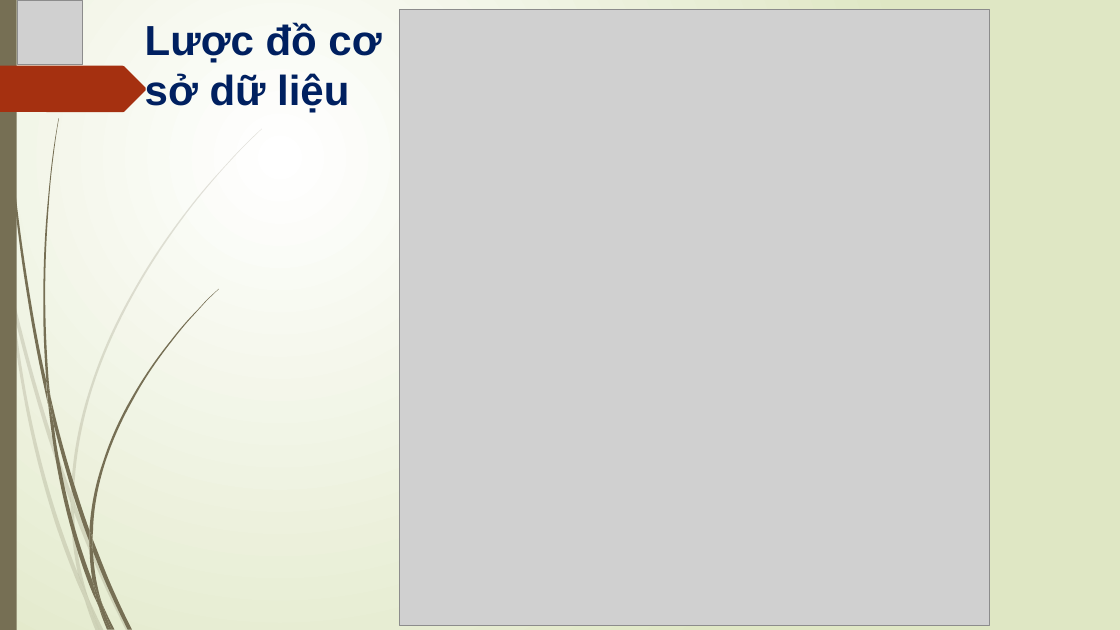
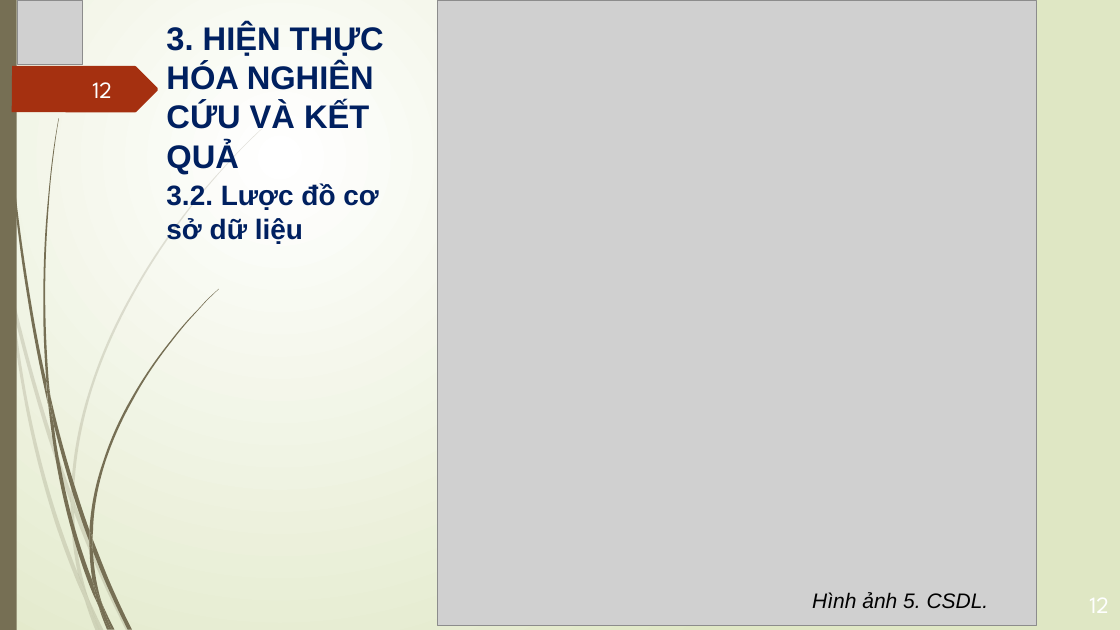
Before and after one commit to thaihunghung/tn-da20ttb-110120031-tranthaihung-xdapivhtcdttcdasvcntt, a slide deck: slide 12 of docs/XAYDUNGAPIVAHE_THONGCHAMDIEM.pptx (slide 10 before the commit). Drawn at 1120x630 pixels with LibreOffice and Linux fonts; fonts in the diff are those of the drawing; grey boxes stand for pictures. Boxes give left, top, right and bottom in pixels: in the first picture for what was removed or moved away, otherwise in the second. Text is boxed around its words. In the diff, an @@ line names an element or a change of style, - is before the commit and + after.

```diff
--- a/docs/XAYDUNGAPIVAHE_THONGCHAMDIEM.pptx
+++ b/docs/XAYDUNGAPIVAHE_THONGCHAMDIEM.pptx
@@ text added at (166,24,384,174), 28 pt, text #002060, bold @@
+3. HIỆN THỰC HÓA NGHIÊN CỨU VÀ KẾT QUẢ
@@ picture: place and size @@
-picture at (399,9,990,626)
+picture at (437,0,1036,625)
@@ freeform shape: place and size @@
-freeform shape at (0,66,146,112)
+freeform shape at (12,66,158,112)
@@ page number added at (92,82,112,98), 20 pt, text #FEFFFF @@
+12
@@ text at (166,183,378,244): text changed; size 36 to 24 pt @@
-Lược đồ cơ sở dữ liệu
+3.2. Lược đồ cơ sở dữ liệu
@@ text added at (812,592,989,608), 18 pt, text #000000, italic @@
+Hình ảnh 5. CSDL.
```
Also in this commit, not shown: 13 other slides changed, 7 slides added, 6 slides removed, 12 other files.
